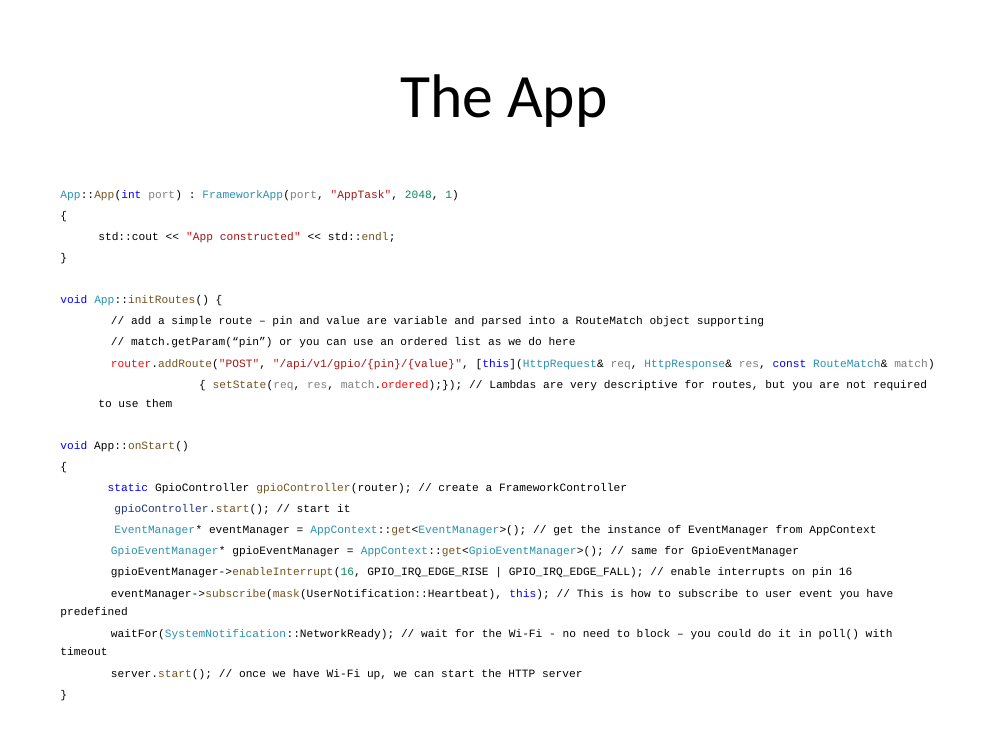
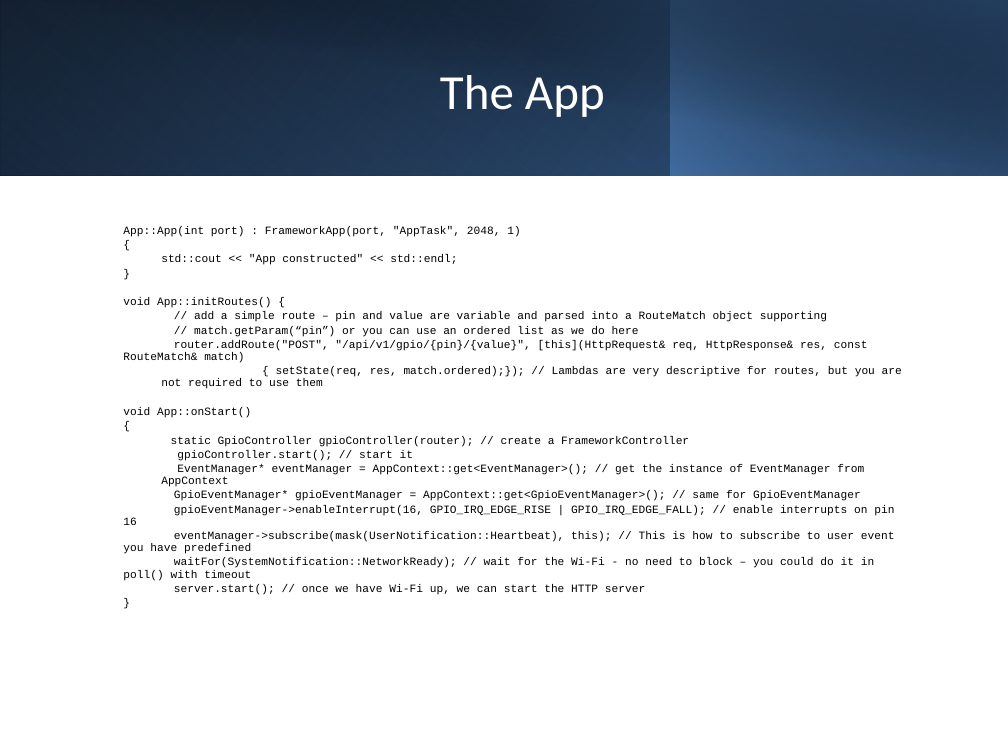
Before and after one commit to Pico-Framework/pico-framework, a slide deck: slide 9 of docs/picoframework_full_presentation_combined.pptx (slide 8 before the commit). Drawn at 1008x756 pixels with LibreOffice and Linux fonts; fonts in the diff are those of the drawing. Boxes give left, top, right and bottom in pixels: in the first picture for what was removed or moved away, otherwise in the second. Text is boxed around its words. In the diff, an @@ line names an element or a change of style, - is before the commit and + after.

```diff
--- a/docs/picoframework_full_presentation_combined.pptx
+++ b/docs/picoframework_full_presentation_combined.pptx
@@ rectangle added at [0, 0, 1008, 175], fill gradient #000000 to #376092 @@
@@ rectangle added at [0, 0, 671, 175], fill gradient #4F81BD to #254061 @@
@@ rectangle added at [38, 0, 1008, 176], fill gradient #000000 to #254061 @@
@@ rectangle added at [671, 0, 1008, 175], fill gradient #4F81BD to #000000 @@
@@ title "The App": place and size @@
-title "The App" at [400, 74, 607, 127]
+title "The App" at [440, 75, 605, 117]
@@ title "The App" at [440, 75, 605, 117]: size 44 to 35 pt, text colour #000000 to #FFFFFF @@
@@ text "App::App(int port) : FrameworkApp(port, "AppTask", ...": place and size @@
-text "App::App(int port) : FrameworkApp(port, "AppTask", ..." at [60, 190, 934, 680]
+text "App::App(int port) : FrameworkApp(port, "AppTask", ..." at [123, 254, 902, 595]
@@ text "App::App(int port) : FrameworkApp(port, "AppTask", ..." at [123, 254, 902, 595]: text colour #2B91AF to #000000 in "App::App(int FrameworkApp(port,", "App::initRoutes()", "[this](HttpRequest& HttpResponse& RouteMatch&", "EventManager* AppContext::get<EventManager>();" and 2 more places; text colour #74531F to #000000 in "App::App(int", "std::endl;", "App::initRoutes()", "router.addRoute("POST"," and 9 more places; text colour #0000FF to #000000 in "App::App(int", "void", "[this](HttpRequest& const", "void" and 2 more places; text colour #808080 to #000000 in "port) FrameworkApp(port,", "req, res, match)", "setState(req, res, match.ordered);});"; text colour #E21F1F to #000000, text colour #A31515 to #000000 in ""AppTask",", ""App constructed"", "router.addRoute("POST", "/api/v1/gpio/{pin}/{value}","; text colour #098658 to #000000 in "2048, 1)", "gpioEventManager->enableInterrupt(16,"; text colour #F50C0C to #000000 in "router.addRoute("POST",", "match.ordered);});"; text colour #1F377F to #000000 in "gpioController.start();"; line spacing 13.5pt to 0.9; vertical alignment top to middle @@
```
Also in this commit, not shown: 8 other slides changed, 2 slides added, 2 other files.
